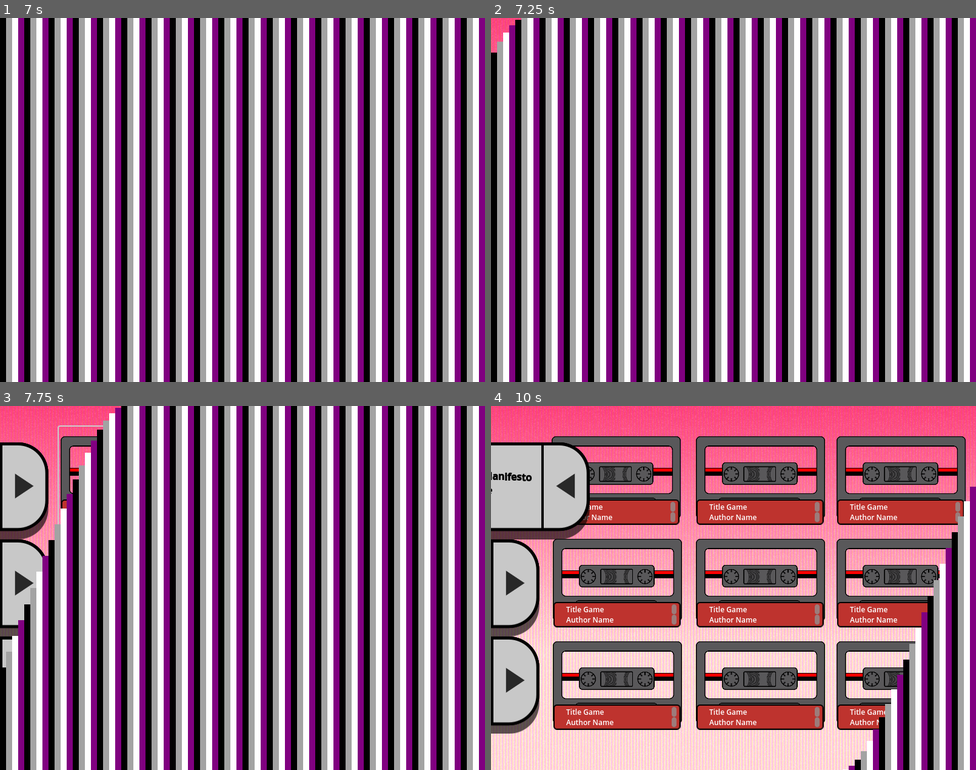
Above: before the commit, frames 1-4 (two rows, left to right).
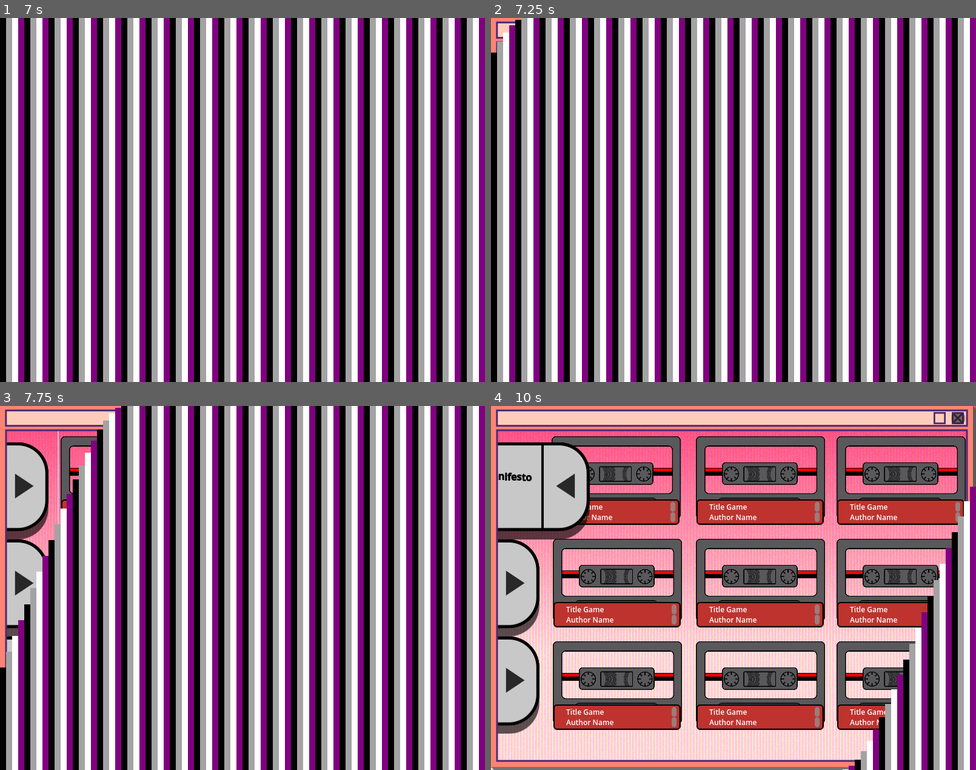
Above: after the commit, the same moments.

Repository: Falme/Mixtapes
Game: Godot game, scene res://Scenes/splash.tscn
The game is run twice, just before and just after one commit, with the same random seed, the same clock (stepped at 60 frames per second) and the same inputs.
Inputs (mouse positions are in pixels of both pictures, inside the frame that each line leads up to):
- Up to frame 1 (7 s): no input
- Up to frame 2 (7.25 s): no input
- Up to frame 3 (7.75 s): click (121, 478) at 7.27 s
- Up to frame 4 (10 s): click (515, 486) at 8.02 s; click (612, 478) at 8.77 s; click (563, 486) at 9.52 s

Frame 1 is identical in both runs. In frame 2, 0.3% of the frame differs, in the area x 0-7%, y 0-10%; in frame 3, 2.5%; in frame 4, 11%, in the area x 0-100%, y 0-100%.
Error in both runs: Attempt to call function 'get_as_text' in base 'null instance' on a null instance. (res://Scripts/Collection/tape_configuration.gd:12)

Commit message:
Created Frame for window, removed borders

Diff:
--- a/Scenes/collection.tscn
+++ b/Scenes/collection.tscn
@@ -1,8 +1,10 @@
-[gd_scene load_steps=6 format=3 uid="uid://d3341xq470sbq"]
+[gd_scene load_steps=8 format=3 uid="uid://d3341xq470sbq"]
 
 [ext_resource type="PackedScene" uid="uid://cjj6ie343hjoh" path="res://Prefabs/Collection/tape_game.tscn" id="1_d8x02"]
 [ext_resource type="Texture2D" uid="uid://cstkygg43nho6" path="res://Sprites/mixtapes_background.svg" id="1_dcju0"]
 [ext_resource type="Shader" path="res://Shaders/background.gdshader" id="2_j8g3b"]
+[ext_resource type="Texture2D" uid="uid://enmxh4sidk6h" path="res://Sprites/mixtapes_windowframe.svg" id="5_200ii"]
+[ext_resource type="Script" path="res://Scripts/CloseWindow/close_window.gd" id="6_sxxwh"]
 [ext_resource type="PackedScene" uid="uid://2d6byacn3gun" path="res://Prefabs/Manifestos/item_manifesto.tscn" id="7_1u07s"]
 
 [sub_resource type="ShaderMaterial" id="ShaderMaterial_eq1st"]
@@ -170,6 +172,24 @@
 [node name="Link" parent="BackgroundArt/BackgroundFilter/ManifestosContainer/ItemManifesto3" index="1"]
 uri = "https://www.youtube.com/watch?v=I1yBJD4yRss"
 
+[node name="WindowFrame" type="TextureRect" parent="."]
+layout_mode = 0
+offset_right = 40.0
+offset_bottom = 40.0
+mouse_filter = 2
+texture = ExtResource("5_200ii")
+
+[node name="CloseWindow" type="Button" parent="WindowFrame"]
+layout_mode = 0
+offset_left = 760.0
+offset_top = 11.0
+offset_right = 768.0
+offset_bottom = 19.0
+scale = Vector2(2.68, 2.32)
+script = ExtResource("6_sxxwh")
+
+[connection signal="pressed" from="WindowFrame/CloseWindow" to="WindowFrame/CloseWindow" method="_on_pressed"]
+
 [editable path="BackgroundArt/BackgroundFilter/ManifestosContainer/ItemManifesto"]
 [editable path="BackgroundArt/BackgroundFilter/ManifestosContainer/ItemManifesto2"]
 [editable path="BackgroundArt/BackgroundFilter/ManifestosContainer/ItemManifesto3"]
--- /dev/null
+++ b/Scripts/CloseWindow/close_window.gd
@@ -0,0 +1,4 @@
+extends Button
+
+func _on_pressed() -> void:
+	get_tree().quit()
--- /dev/null
+++ b/Sprites/mixtapes_windowframe.svg
@@ -0,0 +1,117 @@
+<?xml version="1.0" encoding="UTF-8" standalone="no"?>
+<!-- Created with Inkscape (http://www.inkscape.org/) -->
+
+<svg
+   width="800"
+   height="600"
+   viewBox="0 0 800 600"
+   version="1.1"
+   id="svg1"
+   inkscape:version="1.3.2 (091e20e, 2023-11-25, custom)"
+   sodipodi:docname="mixtapes_windowframe.svg"
+   xmlns:inkscape="http://www.inkscape.org/namespaces/inkscape"
+   xmlns:sodipodi="http://sodipodi.sourceforge.net/DTD/sodipodi-0.dtd"
+   xmlns="http://www.w3.org/2000/svg"
+   xmlns:svg="http://www.w3.org/2000/svg">
+  <sodipodi:namedview
+     id="namedview1"
+     pagecolor="#ffffff"
+     bordercolor="#666666"
+     borderopacity="1.0"
+     inkscape:showpageshadow="2"
+     inkscape:pageopacity="0.0"
+     inkscape:pagecheckerboard="0"
+     inkscape:deskcolor="#d1d1d1"
+     inkscape:document-units="px"
+     inkscape:zoom="17.355781"
+     inkscape:cx="753.52414"
+     inkscape:cy="23.536826"
+     inkscape:window-width="2498"
+     inkscape:window-height="1057"
+     inkscape:window-x="-8"
+     inkscape:window-y="-8"
+     inkscape:window-maximized="1"
+     inkscape:current-layer="layer1" />
+  <defs
+     id="defs1" />
+  <g
+     inkscape:label="Shadow"
+     inkscape:groupmode="layer"
+     id="layer1">
+    <path
+       id="rect1"
+       style="fill:#737373;stroke-width:1.79614;stroke-linecap:round;stroke-linejoin:round"
+       inkscape:label="ShadowBottom"
+       d="m 0,595 h 800 v 5 H 5.0127389 Z"
+       sodipodi:nodetypes="ccccc" />
+    <path
+       id="rect2"
+       style="fill:#5a5a5a;stroke-width:1.5555;stroke-linecap:round;stroke-linejoin:round"
+       inkscape:label="ShadowRight"
+       d="m 795,0 5,5.0127389 V 600 l -5,-4.97051 z"
+       sodipodi:nodetypes="ccccc" />
+  </g>
+  <g
+     inkscape:groupmode="layer"
+     id="layer2"
+     inkscape:label="Frame">
+    <path
+       id="rect3"
+       style="fill:#fd8374;fill-opacity:1;stroke-width:1.99658;stroke-linecap:round;stroke-linejoin:round"
+       inkscape:label="background-color-frame"
+       d="M 0 0 L 0 595 L 795 595 L 795 0 L 0 0 z M 10 40 L 785 40 L 785 585 L 10 585 L 10 40 z " />
+    <g
+       inkscape:groupmode="layer"
+       id="layer3"
+       inkscape:label="Borders">
+      <rect
+         style="fill:none;fill-opacity:1;stroke-width:3;stroke-linecap:round;stroke-linejoin:miter;stroke:#4d2973;stroke-opacity:1;stroke-dasharray:none"
+         id="rect4"
+         width="775"
+         height="545"
+         x="10"
+         y="40" />
+      <rect
+         style="fill:#ffccbb;fill-opacity:1;stroke:#4d2973;stroke-width:3;stroke-linecap:round;stroke-linejoin:miter;stroke-miterlimit:4;stroke-dasharray:none;stroke-opacity:1"
+         id="rect5"
+         width="775.32568"
+         height="25.325691"
+         x="9.8371563"
+         y="7.3371563" />
+      <g
+         inkscape:groupmode="layer"
+         id="layer5"
+         inkscape:label="CloseButton">
+        <rect
+           style="fill:#ffccbb;fill-opacity:1;stroke:#4d2973;stroke-width:2.76905;stroke-linecap:round;stroke-linejoin:miter;stroke-miterlimit:4;stroke-dasharray:none;stroke-opacity:1"
+           id="rect6"
+           width="17.230957"
+           height="17.230955"
+           x="761.38452"
+           y="11.384525"
+           inkscape:label="CloseButton" />
+        <g
+           inkscape:groupmode="layer"
+           id="layer4"
+           inkscape:label="X">
+          <path
+             style="fill:none;stroke:#4d2973;stroke-width:2.893;stroke-linecap:butt;stroke-linejoin:miter;stroke-opacity:1;stroke-dasharray:none"
+             d="M 761.09202,28.904119 778.82715,11.168983"
+             id="path6" />
+          <path
+             style="fill:none;stroke:#4d2973;stroke-width:2.893;stroke-linecap:butt;stroke-linejoin:miter;stroke-opacity:1;stroke-dasharray:none"
+             d="M 778.82715,28.904117 761.09202,11.168985"
+             id="path7" />
+        </g>
+      </g>
+      <rect
+         style="fill:#ffccbb;fill-opacity:1;stroke:#4d2973;stroke-width:2.76905;stroke-linecap:round;stroke-linejoin:miter;stroke-miterlimit:4;stroke-dasharray:none;stroke-opacity:1"
+         id="rect6-1"
+         width="17.230957"
+         height="17.230955"
+         x="731.38452"
+         y="11.384525"
+         inkscape:label="MaxScreen" />
+    </g>
+  </g>
+</svg>
--- a/project.godot
+++ b/project.godot
@@ -24,6 +24,7 @@
 window/size/viewport_width=800
 window/size/viewport_height=600
 window/size/resizable=false
+window/size/borderless=true
 
 [internationalization]
 
Not shown, added: Sprites/mixtapes_windowframe.svg.import
